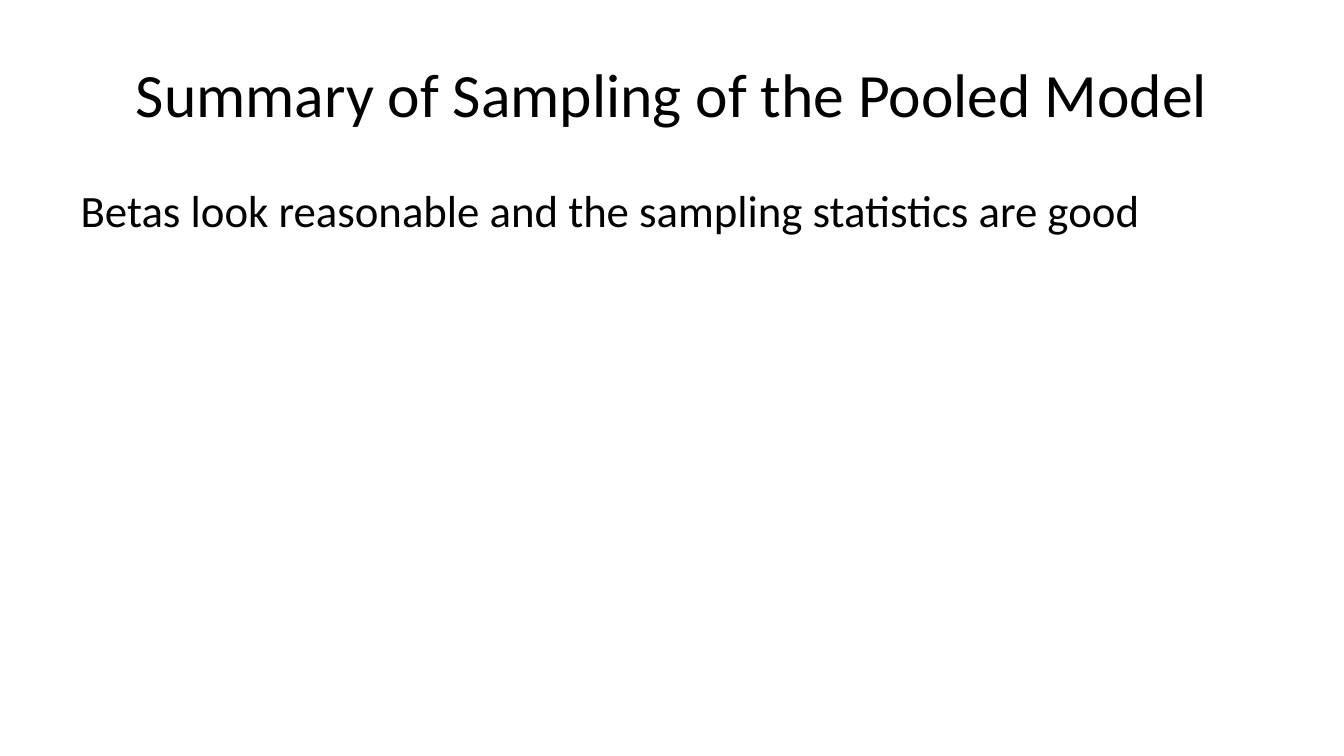
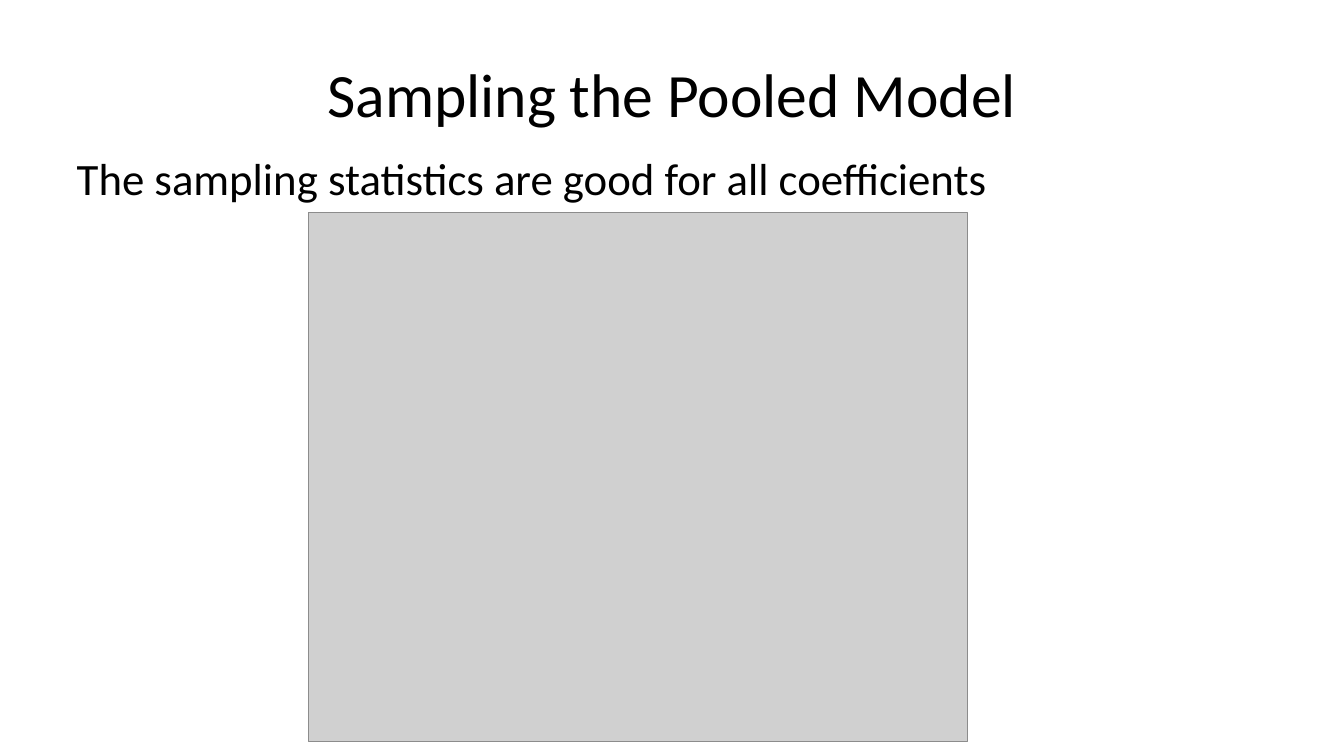
Before and after one commit to StephenElston/CSCI-E-83, a slide deck: slide 26 of LectureSlides/14_HierarchicalBayesModels.pptx (slide 19 before the commit). Drawn at 1344x756 pixels with LibreOffice and Linux fonts; fonts in the diff are those of the drawing; grey boxes stand for pictures. Boxes give left, top, right and bottom in pixels: in the first picture for what was removed or moved away, otherwise in the second. Text is boxed around its words. In the diff, an @@ line names an element or a change of style, - is before the commit and + after.

```diff
--- a/LectureSlides/14_HierarchicalBayesModels.pptx
+++ b/LectureSlides/14_HierarchicalBayesModels.pptx
@@ title at [327,74,1016,128]: text changed @@
-Summary of Sampling of the Pooled Model
+Sampling the Pooled Model
@@ text at [77,164,986,203]: text changed @@
-Betas look reasonable and the sampling statistics are good
+The sampling statistics are good for all coefficients
@@ picture added at [308,212,968,741] @@
```
Also in this commit, not shown: 3 other slides changed, 6 slides added.
